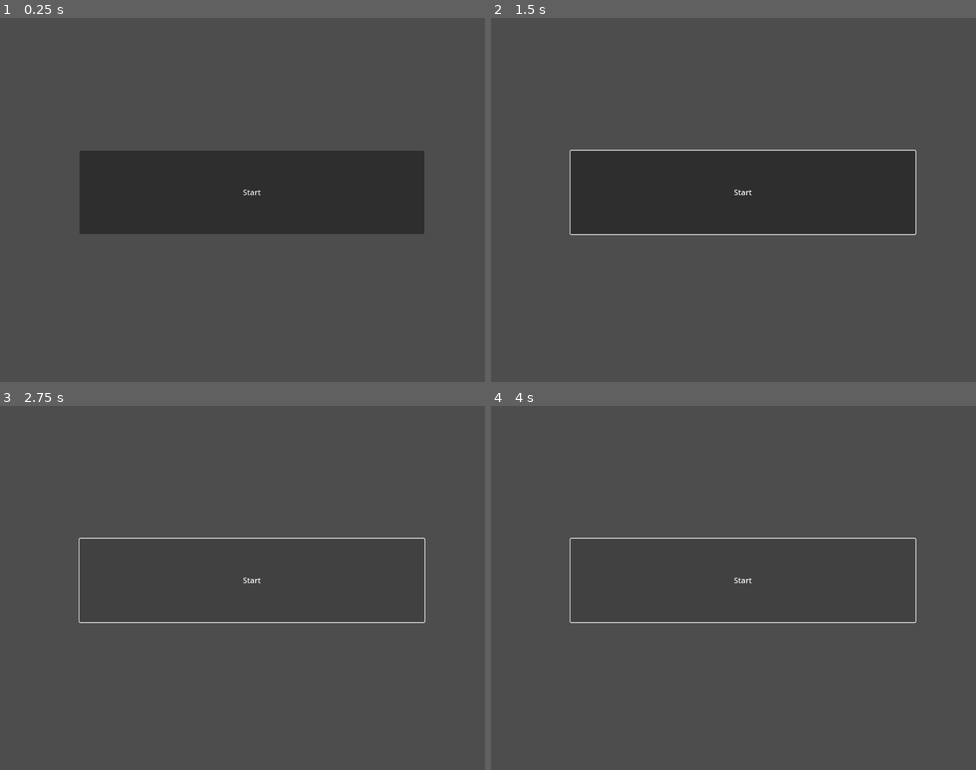
Above: before the commit, frames 1-4 (two rows, left to right).
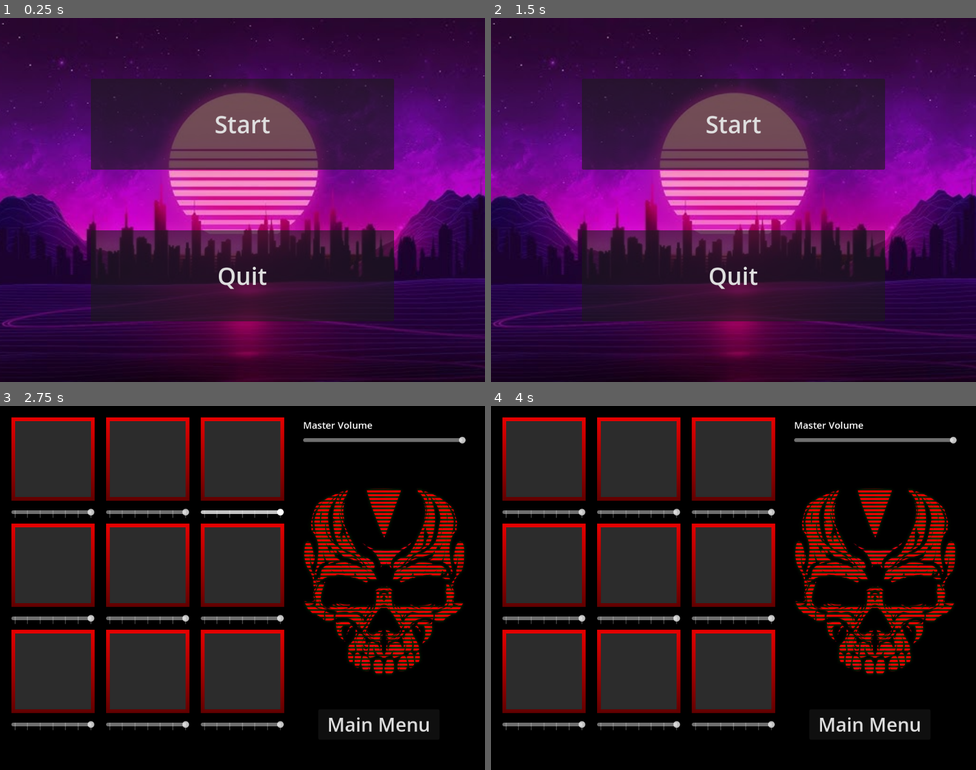
Above: after the commit, the same moments.

Repository: Dobbey97/Musical_Play-Experimentation
Game: Godot game, scene res://Scene/Menu Screen.tscn
The game is run twice, just before and just after one commit, with the same random seed, the same clock (stepped at 60 frames per second) and the same inputs. Before the commit the project has no main scene; this scene is started directly in both runs.
Inputs (mouse positions are in pixels of both pictures, inside the frame that each line leads up to):
- Up to frame 1 (0.25 s): no input
- Up to frame 2 (1.5 s): click "Start" at 0.5 s; click (869, 338) at 1.25 s, where only the run after the commit has a clickable "Main Menu"
- Up to frame 3 (2.75 s): click "Start" at 2 s
- Up to frame 4 (4 s): click (743, 580) at 2.75 s, where only the run before the commit has a clickable "Start"; tap Enter at 3.5 s; tap Keypad 1 (1) at 3.6 s

The runs differ from the first frame. In frame 1, 100% of the frame differs, in the area x 0-100%, y 0-100%; in frame 2, 100%; in frame 3, 94%; in frame 4, 94%.

Commit message:
Main Menu Created
- Start and Quit options on Main Menu
- Return to Main Menu on MIDI Controller

Diff:
--- a/musical-play-&-experimentation/Scene/MIDI Controller.tscn
+++ b/musical-play-&-experimentation/Scene/MIDI Controller.tscn
@@ -1,6 +1,6 @@
-[gd_scene load_steps=17 format=3 uid="uid://cv2lwf0ds5jdn"]
-
-[ext_resource type="Texture2D" uid="uid://cthif3tfne42k" path="res://Images/Red & Black Skull Background.jpg" id="1_370wv"]
+[gd_scene load_steps=18 format=3 uid="uid://cv2lwf0ds5jdn"]
+
+[ext_resource type="Texture2D" uid="uid://cthif3tfne42k" path="res://Images/MIDI Controller Background.jpg" id="1_370wv"]
 [ext_resource type="Script" path="res://Scripts/Pads.gd" id="2_uuw3i"]
 [ext_resource type="Script" path="res://Scripts/Volume Slider.gd" id="3_nf4ta"]
 [ext_resource type="AudioStream" uid="uid://0bxx676eu6bi" path="res://Sounds/Sound 1 - Flow Break.wav" id="4_sn086"]
@@ -12,6 +12,7 @@
 [ext_resource type="AudioStream" uid="uid://5sexvv32x26t" path="res://Sounds/Sound 7 - Snare.wav" id="10_xnf8y"]
 [ext_resource type="AudioStream" uid="uid://di20g4h3isfd8" path="res://Sounds/Sound 8 - Bass Fade.wav" id="11_j26uq"]
 [ext_resource type="AudioStream" uid="uid://c8yovdyjqgh65" path="res://Sounds/Sound 9 - Yeah Boi.wav" id="12_cdfeh"]
+[ext_resource type="Script" path="res://Scripts/Return To Main Menu.gd" id="13_sd51v"]
 
 [sub_resource type="Gradient" id="Gradient_ay2ow"]
 colors = PackedColorArray(0.384667, 0, 0, 1, 0.91227, 6.23293e-06, 8.66354e-07, 1)
@@ -27,10 +28,19 @@
 
 [node name="MIDI Controller" type="Node2D"]
 
-[node name="Main Background" type="Sprite2D" parent="."]
+[node name="MIDI Background" type="Sprite2D" parent="."]
 position = Vector2(811.222, 384)
 scale = Vector2(0.846644, 0.711111)
 texture = ExtResource("1_370wv")
+
+[node name="Main Menu Button" type="Button" parent="."]
+offset_left = 672.0
+offset_top = 640.0
+offset_right = 928.0
+offset_bottom = 704.0
+theme_override_font_sizes/font_size = 40
+text = "Main Menu"
+script = ExtResource("13_sd51v")
 
 [node name="Pads" type="Node2D" parent="."]
 
@@ -328,3 +338,5 @@
 ticks_on_borders = true
 script = ExtResource("3_nf4ta")
 bus_name = "Sound 9"
+
+[connection signal="pressed" from="Main Menu Button" to="Main Menu Button" method="_on_pressed"]
--- a/musical-play-&-experimentation/Scene/Menu Screen.tscn
+++ b/musical-play-&-experimentation/Scene/Menu Screen.tscn
@@ -1,6 +1,7 @@
-[gd_scene load_steps=2 format=3 uid="uid://dq23pa4uc44nf"]
+[gd_scene load_steps=3 format=3 uid="uid://dq23pa4uc44nf"]
 
 [ext_resource type="Script" path="res://Scripts/Menu Screen.gd" id="1_44nb2"]
+[ext_resource type="Texture2D" uid="uid://bbdavrxpwartq" path="res://Images/Main Menu Background.jpg" id="2_pbbgv"]
 
 [node name="Menu Screen" type="Control"]
 layout_mode = 3
@@ -11,10 +12,29 @@
 grow_vertical = 2
 script = ExtResource("1_44nb2")
 
+[node name="Main Menu Background" type="Sprite2D" parent="."]
+position = Vector2(528, 384)
+scale = Vector2(1.99223, 1.99223)
+texture = ExtResource("2_pbbgv")
+
 [node name="Start Button" type="Button" parent="."]
 layout_mode = 0
-offset_left = 168.0
-offset_top = 280.0
-offset_right = 896.0
-offset_bottom = 456.0
+offset_left = 192.0
+offset_top = 128.0
+offset_right = 832.0
+offset_bottom = 320.0
+theme_override_font_sizes/font_size = 50
 text = "Start"
+
+[node name="Quit Button" type="Button" parent="."]
+layout_mode = 0
+offset_left = 192.0
+offset_top = 448.0
+offset_right = 832.0
+offset_bottom = 640.0
+theme_override_font_sizes/font_size = 50
+text = "Quit
+"
+
+[connection signal="pressed" from="Start Button" to="." method="_on_start_button_pressed"]
+[connection signal="pressed" from="Quit Button" to="." method="_on_quit_button_pressed"]
--- a/musical-play-&-experimentation/Scripts/Menu Screen.gd
+++ b/musical-play-&-experimentation/Scripts/Menu Screen.gd
@@ -1,11 +1,11 @@
 extends Control
 
 
-# Called when the node enters the scene tree for the first time.
-func _ready() -> void:
+func _on_start_button_pressed() -> void:
+	get_tree().change_scene_to_file("res://Scene/MIDI Controller.tscn")
 	pass # Replace with function body.
 
 
-# Called every frame. 'delta' is the elapsed time since the previous frame.
-func _process(delta: float) -> void:
-	pass
+func _on_quit_button_pressed() -> void:
+	get_tree().quit()
+	pass # Replace with function body.
--- /dev/null
+++ b/musical-play-&-experimentation/Scripts/Return To Main Menu.gd
@@ -0,0 +1,7 @@
+extends Button
+
+
+
+func _on_pressed() -> void:
+	get_tree().change_scene_to_file("res://Scene/Menu Screen.tscn")
+	pass # Replace with function body.
--- a/musical-play-&-experimentation/project.godot
+++ b/musical-play-&-experimentation/project.godot
@@ -11,7 +11,12 @@
 [application]
 
 config/name="Musical Play & Experimentation"
+run/main_scene="res://Scene/Menu Screen.tscn"
 config/features=PackedStringArray("4.3", "Forward Plus")
+
+[audio]
+
+buses/default_bus_layout="res://Sounds/default_bus_layout.tres"
 
 [display]
 
Renamed: musical-play-&-experimentation/Images/Red & Black Skull Background.jpg -> musical-play-&-experimentation/Images/MIDI Controller Background.jpg
Not shown, added: musical-play-&-experimentation/Images/MIDI Controller Background.jpg.import
Binary file added: musical-play-&-experimentation/Images/Main Menu Background.jpg
Not shown, changed: musical-play-&-experimentation/Images/Main Menu Background.jpg.import
Renamed: musical-play-&-experimentation/default_bus_layout.tres -> musical-play-&-experimentation/Sounds/default_bus_layout.tres
Not shown, added: musical-play-&-experimentation/Images/red-equalizer-pattern-background-vector_53876-87540.avif
